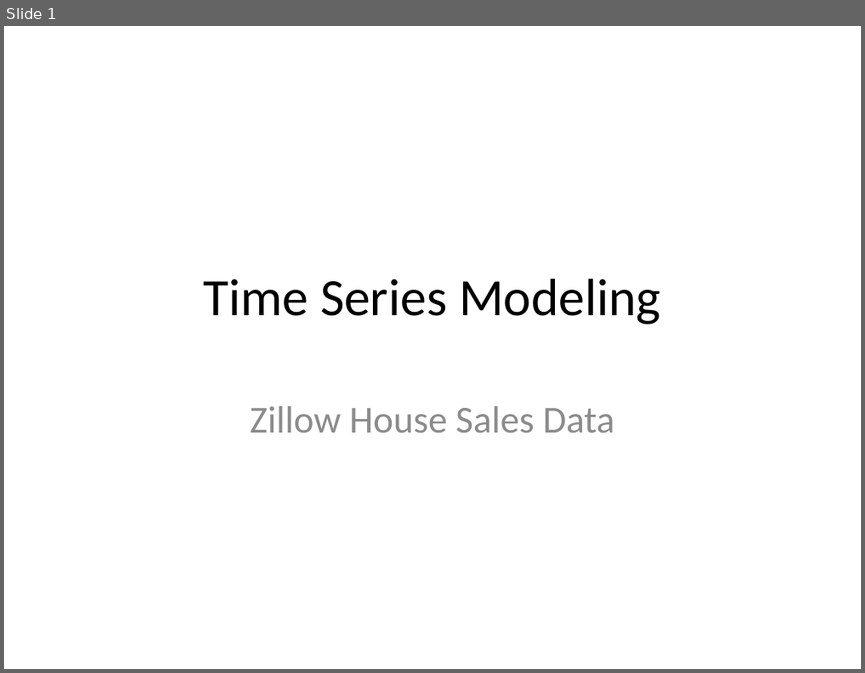
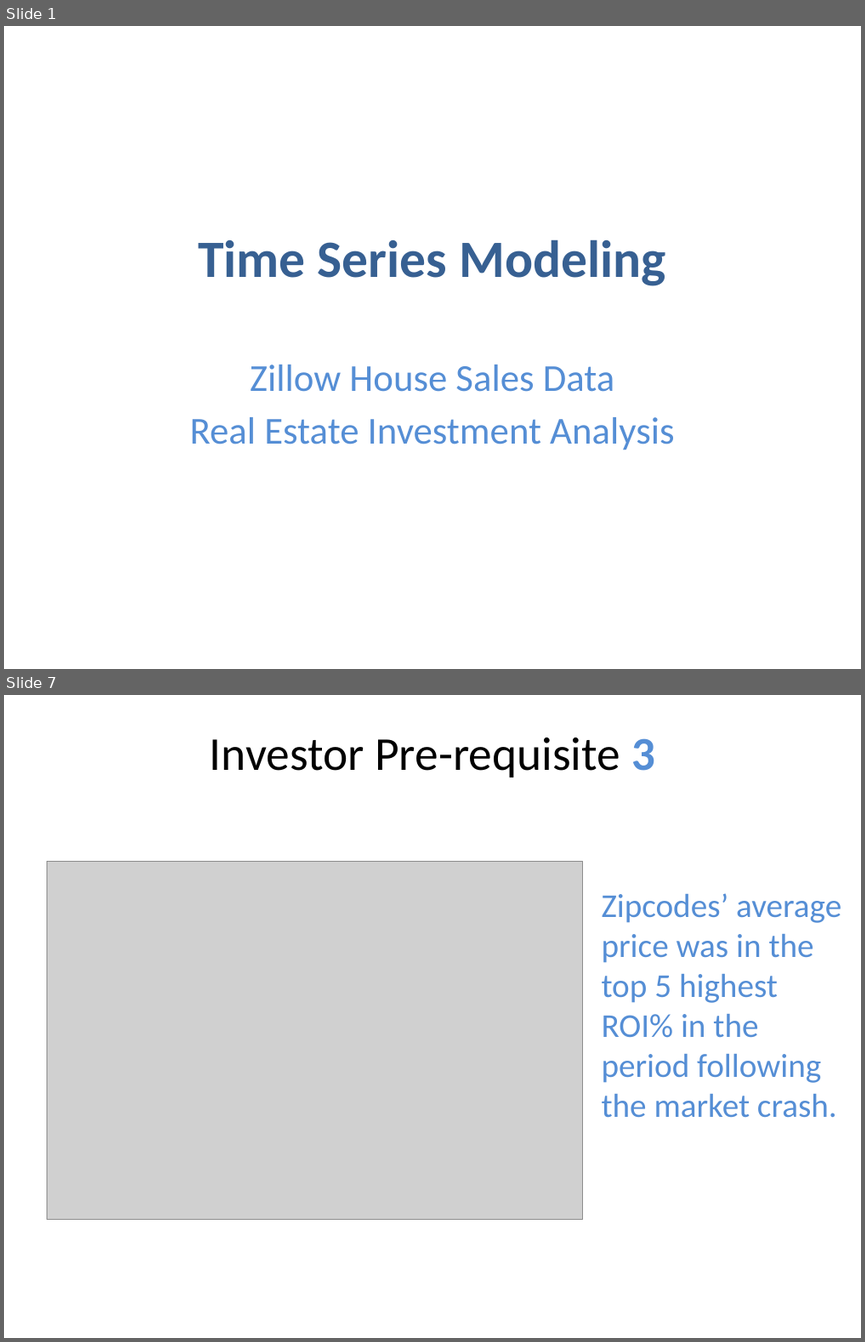
Before and after one commit to Sue-Mir/Module4_Project_Time_Series_Modelling, a slide deck: time-series/Project4_NonTechnicalPresentation.pptx. Shown one above the other, each under a label of ours: slide 1 before the commit, slides 1 and 7 after it; the slides between them are not shown. The pictures are 865x673 and 865x1342 pixels, drawn with LibreOffice and Linux fonts; fonts in the diff are those of the drawing; grey boxes stand for pictures. Boxes give left, top, right and bottom in pixels: in the first picture for what was removed or moved away, otherwise in the second. Text is boxed around its words. In the diff, an @@ line names an element or a change of style, - is before the commit and + after.

```diff
--- a/time-series/Project4_NonTechnicalPresentation.pptx
+++ b/time-series/Project4_NonTechnicalPresentation.pptx
@@ slide 7 added at [4,695,861,1338], background #FFFFFF @@
@@ title added at [210,737,655,777], 39.6 pt, text #000000 @@
+Investor Pre-requisite 3
@@ picture added at [46,862,582,1219] @@
@@ text added at [602,893,841,1117], 28 pt, text #558ED5 @@
+Zipcodes’ average price was in the top 5 highest ROI% in the period following the market crash.
@@ slide 1 changed as well @@
@@ title "Time Series Modeling": place and size @@
-title "Time Series Modeling" at [203,278,661,324]
+title "Time Series Modeling" at [198,239,665,286]
@@ title "Time Series Modeling" at [198,239,665,286]: text colour #000000 to #376092, bold on @@
@@ subtitle "Zillow House Sales Data": place and size @@
-subtitle "Zillow House Sales Data" at [250,406,615,432]
+subtitle "Zillow House Sales Data" at [190,364,674,449]
@@ subtitle at [250,364,615,392]: text colour #8C8C8C to #558ED5 in "Zillow House Sales Data" @@
@@ subtitle at [190,417,674,449]: paragraph added @@
+Real Estate Investment Analysis
```
Also in this commit, not shown: 12 other slides added, 1 slide removed.
